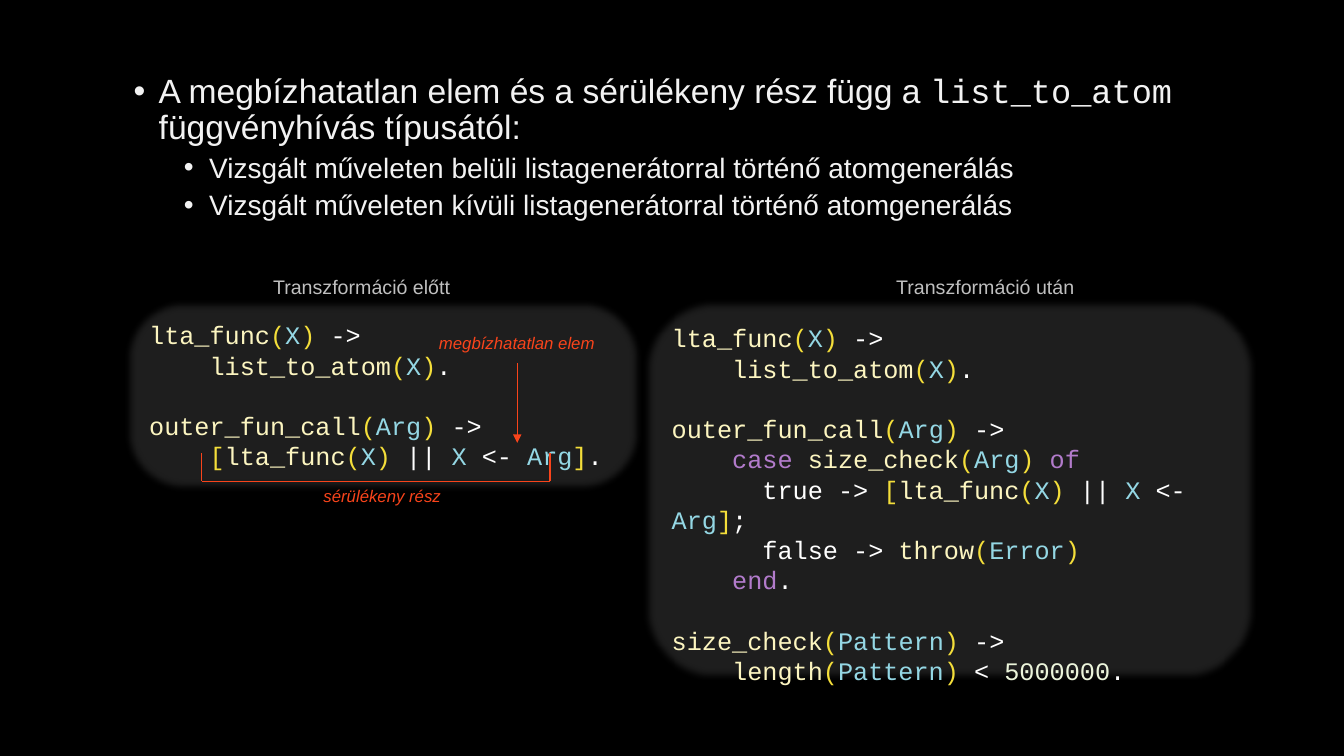
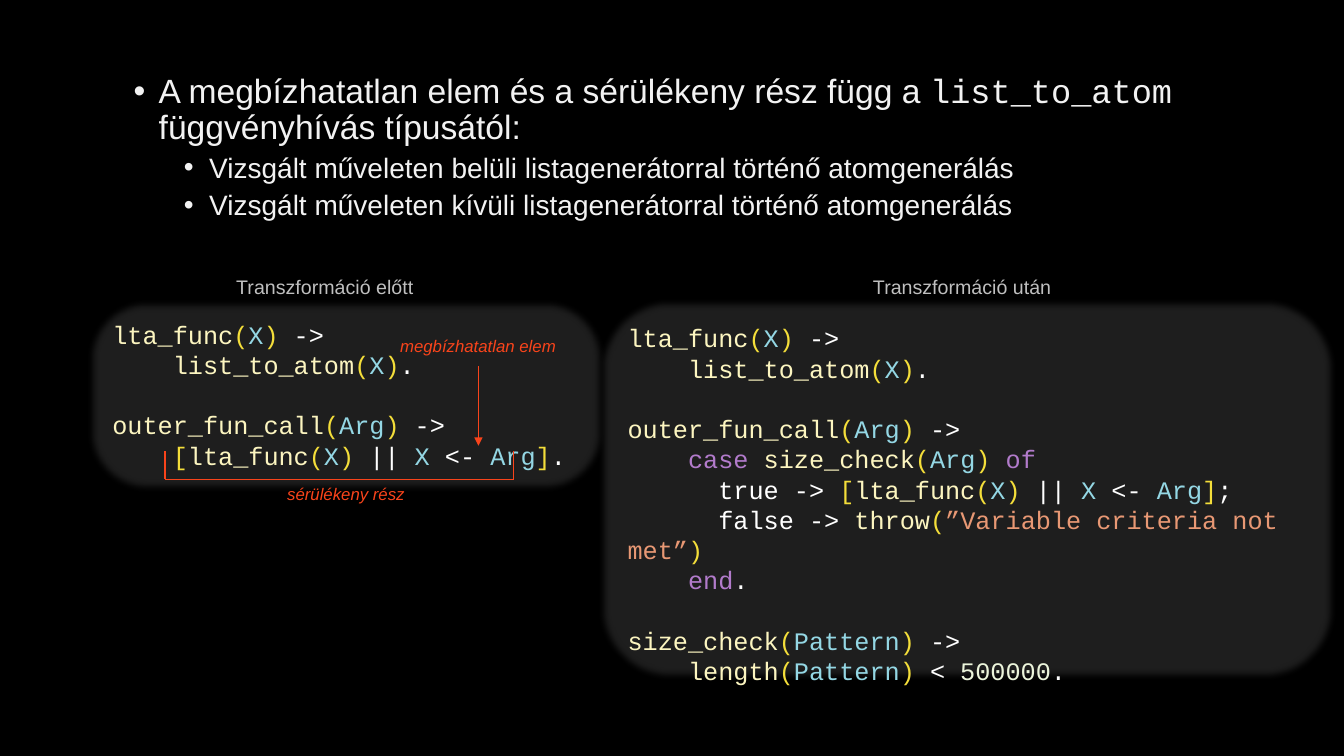
Before and after one commit to juhasznellee/msc_szakdoga, a slide deck: slide 11 of diplomamunka.pptx (slide 8 before the commit). Drawn at 1344x756 pixels with LibreOffice and Linux fonts; fonts in the diff are those of the drawing; background and template pictures are left out. Boxes give left, top, right and bottom in pixels: in the first picture for what was removed or moved away, otherwise in the second. Text is boxed around its words. In the diff, an @@ line names an element or a change of style, - is before the commit and + after.

```diff
--- a/diplomamunka.pptx
+++ b/diplomamunka.pptx
@@ 3 lines, 2 texts, 1 rounded rectangle: place and size @@
-3 lines, 2 texts, 1 rounded rectangle at [123, 279, 642, 506]
+3 lines, 2 texts, 1 rounded rectangle at [87, 279, 606, 504]
@@ rounded rectangle "lta_func(X) ->": place and size @@
-rounded rectangle "lta_func(X) ->" at [642, 298, 1256, 681]
+rounded rectangle "lta_func(X) ->" at [598, 298, 1337, 681]
@@ text "Transzformáció után": place and size @@
-text "Transzformáció után" at [896, 279, 1074, 294]
+text "Transzformáció után" at [873, 279, 1051, 294]
@@ text "megbízhatatlan elem": place and size @@
-text "megbízhatatlan elem" at [439, 336, 594, 353]
+text "megbízhatatlan elem" at [400, 339, 555, 356]
@@ arrow moved from (517, 364) - (517, 443) to (479, 367) - (479, 446) @@
@@ text in rounded rectangle at [628, 510, 1277, 565]: text changed; text colour #FFFFFF to #E89874 @@
-false -> throw(Error)
+false -> throw(”Variable criteria not met”)
@@ text in rounded rectangle at [688, 662, 1066, 685]: text changed @@
-length(Pattern) < 5000000.
+length(Pattern) < 500000.
```
Also in this commit, not shown: 10 other slides changed, 5 slides added, 2 slides removed.
